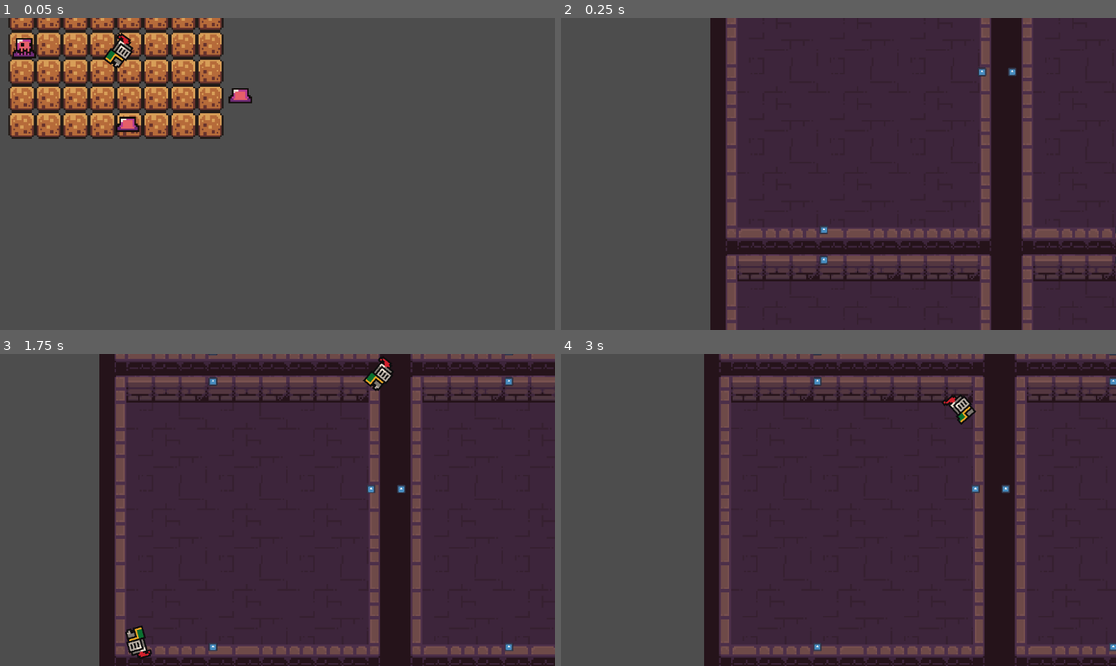
Above: before the commit, frames 1-4 (two rows, left to right).
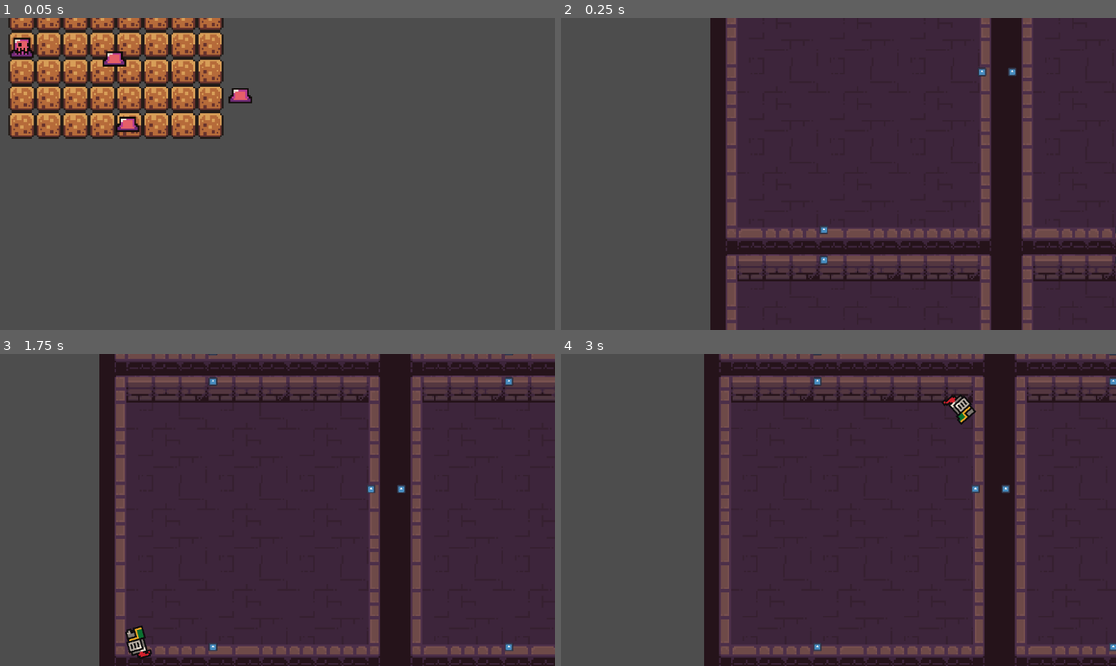
Above: after the commit, the same moments.

Repository: francoisouiz/countdowntogmtk
Game: Godot game, scene res://scenes/root.tscn
The game is run twice, just before and just after one commit, with the same random seed, the same clock (stepped at 60 frames per second) and the same inputs. The engine's default icon, where the game draws it, is replaced by a stand-in: a white triangle on a blue panel in a dark square.
Inputs (mouse positions are in pixels of both pictures, inside the frame that each line leads up to):
- Up to frame 1 (0.05 s): no input
- Up to frame 2 (0.25 s): no input
- Up to frame 3 (1.75 s): move the mouse to (399, 494) at 0.52 s; hold Q (charge) 0.53-1.28 s; move the mouse to (166, 525) at 1.27 s; click (166, 525) at 1.35 s
- Up to frame 4 (3 s): move the mouse to (894, 441) at 2.02 s; hold Q (charge) 2.03-2.78 s; move the mouse to (810, 572) at 2.77 s; click (810, 572) at 2.85 s

The runs differ from the first frame. In frame 1, 0.5% of the frame differs, in the area x 1-25%, y 4-17%; in frame 2, nothing differs; in frame 3, 0.2%; in frame 4, nothing differs.

Commit message:
fix: remove dupe player

Diff:
--- a/scenes/root.tscn
+++ b/scenes/root.tscn
@@ -1,10 +1,8 @@
 [gd_scene format=4 uid="uid://dpb31xovj2vum"]
 
 [ext_resource type="PackedScene" uid="uid://dtjl3wyretbj8" path="res://scenes/level.tscn" id="1_lrqlo"]
-[ext_resource type="PackedScene" uid="uid://fyyoe5vf3xm1" path="res://scenes/player.tscn" id="1_j5px3"]
 [ext_resource type="Texture2D" uid="uid://w6un1tp20y2e" path="res://assets/temp_icons/world_tileset.png" id="2_twpsu"]
 [ext_resource type="PackedScene" uid="uid://dtj2j7id5rrgf" path="res://scenes/basic_enemy.tscn" id="3_lrqlo"]
-[ext_resource type="PackedScene" uid="uid://brl0lvtnuvu0u" path="res://scenes/canvas_layer.tscn" id="4_sqa0i"]
 [ext_resource type="PackedScene" uid="uid://b7qhgfs0xk5lk" path="res://scenes/blood_drop.tscn" id="4_sqa0i"]
 
 [sub_resource type="TileSetAtlasSource" id="TileSetAtlasSource_lrqlo"]
@@ -142,14 +140,6 @@
 tile_map_data = PackedByteArray("AAAAAP7/AAAAAAEAAAD///7/AAAAAAEAAAD/////AAAAAAEAAAAAAP//AAAAAAEAAAAAAAAAAAAAAAEAAAD//w …(816 unchanged characters)…
 tile_set = SubResource("TileSet_72ghi")
 
-[node name="Player" parent="." unique_id=1239870288 instance=ExtResource("1_j5px3")]
-unique_name_in_owner = true
-position = Vector2(1, 0)
-
-[node name="Camera2D" type="Camera2D" parent="Player" unique_id=658414016]
-position = Vector2(0, -6)
-zoom = Vector2(4, 4)
-
 [node name="PlayerProjectiles" type="Node" parent="." unique_id=1716505557]
 
 [node name="BloodDrops" type="Node" parent="." unique_id=1411445835]
